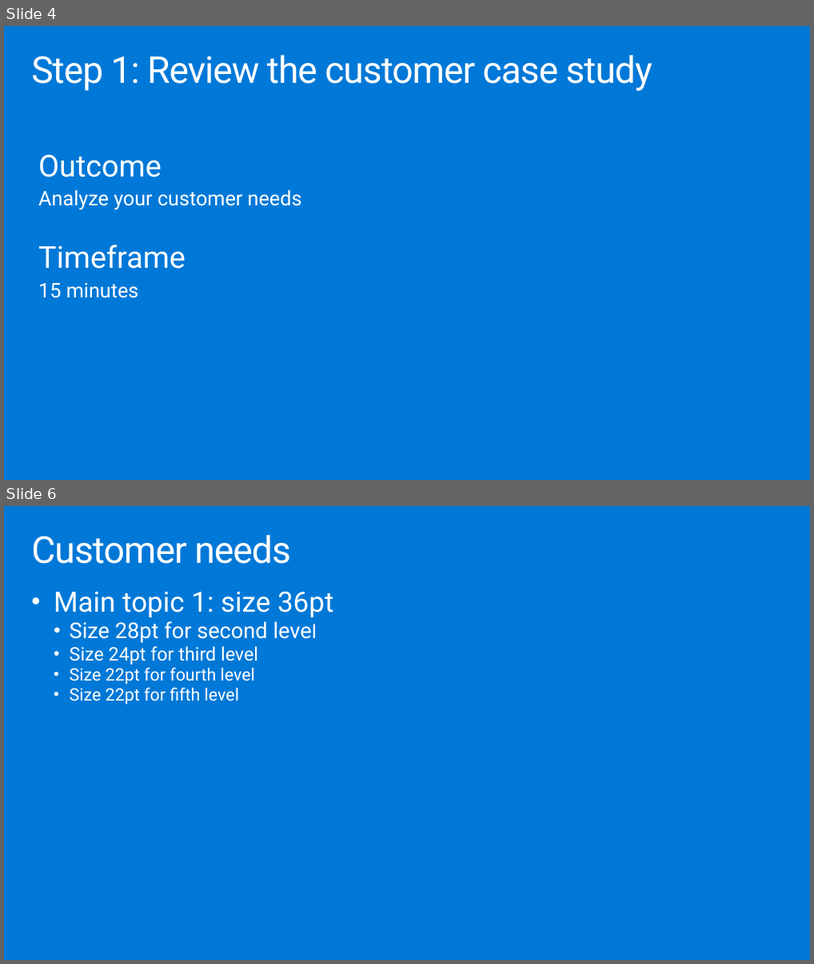
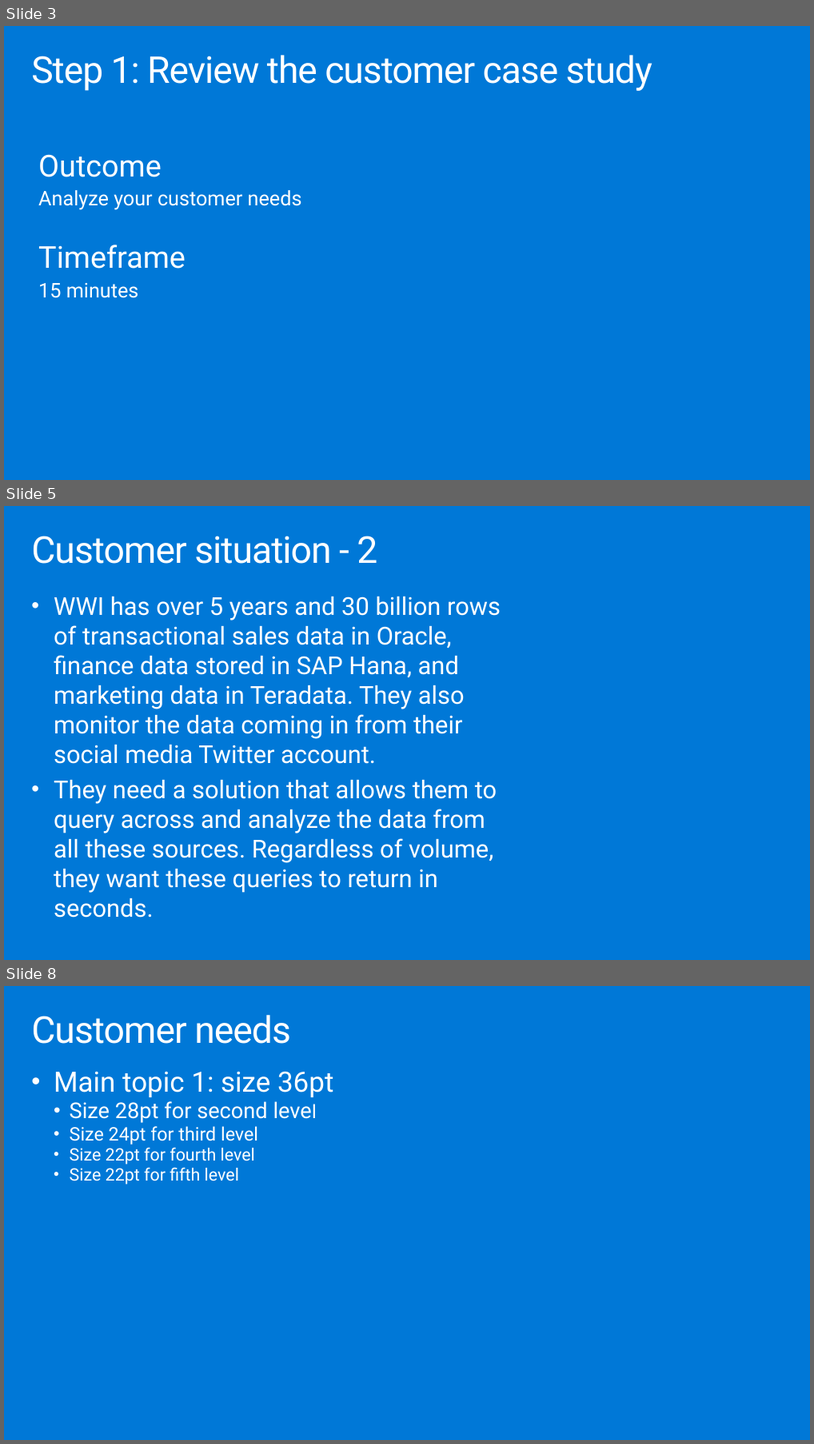
Before and after one commit to solliancenet/MCW-Azure-Synapse-Analytics, a slide deck: Whiteboard design session/WDS trainer presentation - Title xxx.pptx. Shown one above the other, each under a label of ours: slides 4 and 6 before the commit, slides 3, 5 and 8 after it; the slides between them are not shown. The pictures are 814x964 and 814x1444 pixels, drawn with LibreOffice and Linux fonts; fonts in the diff are those of the drawing. Boxes give left, top, right and bottom in pixels: in the first picture for what was removed or moved away, otherwise in the second. Text is boxed around its words. In the diff, an @@ line names an element or a change of style, - is before the commit and + after.

```diff
--- a/Whiteboard design session/WDS trainer presentation - Title xxx.pptx
+++ b/Whiteboard design session/WDS trainer presentation - Title xxx.pptx
@@ slide 5 added at bbox=[4, 506, 810, 960], background #0078D7 @@
@@ title added at bbox=[31, 536, 378, 564], 44.1 pt, text #FFFFFF @@
+Customer situation - 2
@@ text added at bbox=[54, 596, 501, 917], 29.4 pt, text #FFFFFF @@
+• WWI has over 5 years and 30 billion rows of transactional sales data in Oracle, finance data stored in SAP Hana, and marketing data in Teradata. They also monitor the data coming in from their social media Twitter account.
+• They need a solution that allows them to query across and analyze the data from all these sources. Regardless of volume, they want these queries to return in seconds.
@@ what was slide 4 is now slide 3 @@
@@ what was slide 6 is now slide 8 @@
```
Also in this commit, not shown: 5 other slides added, 4 slides removed.
